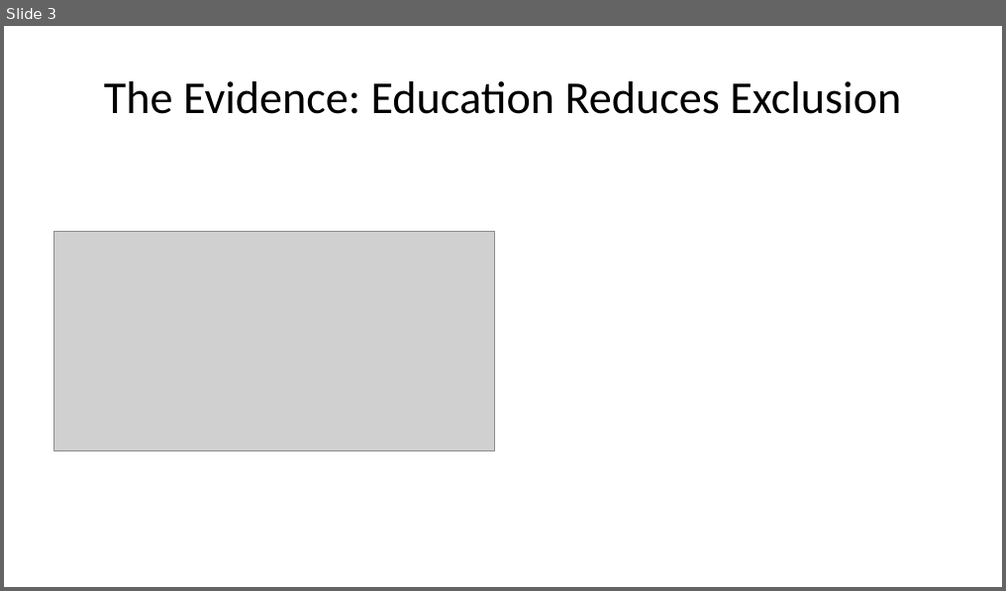
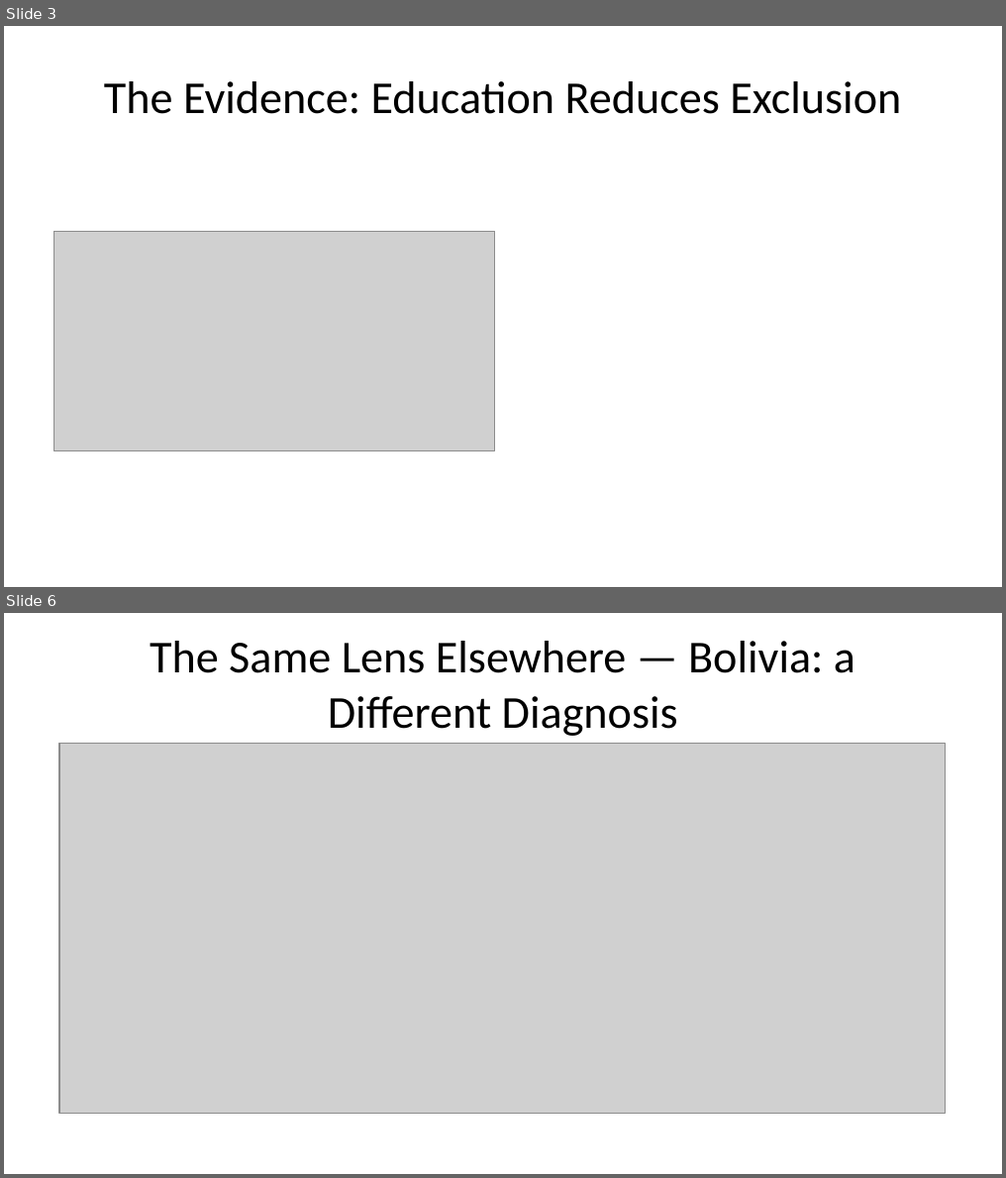
Before and after one commit to hgrueso/nepal-cost-of-inaction, a slide deck: reports/nepal_slides_short.pptx. Shown one above the other, each under a label of ours: slide 3 before the commit, slides 3 and 6 after it; the slides between them are not shown. The pictures are 1006x591 and 1006x1178 pixels, drawn with LibreOffice and Linux fonts; fonts in the diff are those of the drawing; grey boxes stand for pictures. Boxes give left, top, right and bottom in pixels: in the first picture for what was removed or moved away, otherwise in the second. Text is boxed around its words. In the diff, an @@ line names an element or a change of style, - is before the commit and + after.

Commit message:
Slides updated to census-anchored CoI, age disaggregation, split figures, employment-first recommendations

```diff
--- a/reports/nepal_slides_short.pptx
+++ b/reports/nepal_slides_short.pptx
@@ slide 6 added at (4,613,1002,1174), background #FFFFFF @@
@@ title added at (150,641,855,736), 33 pt, text #000000 @@
+The Same Lens Elsewhere — Bolivia: a Different Diagnosis
@@ picture added at (59,744,946,1114) @@
```
Also in this commit, not shown: 3 slides changed, 3 other slides added, 4 other files.
